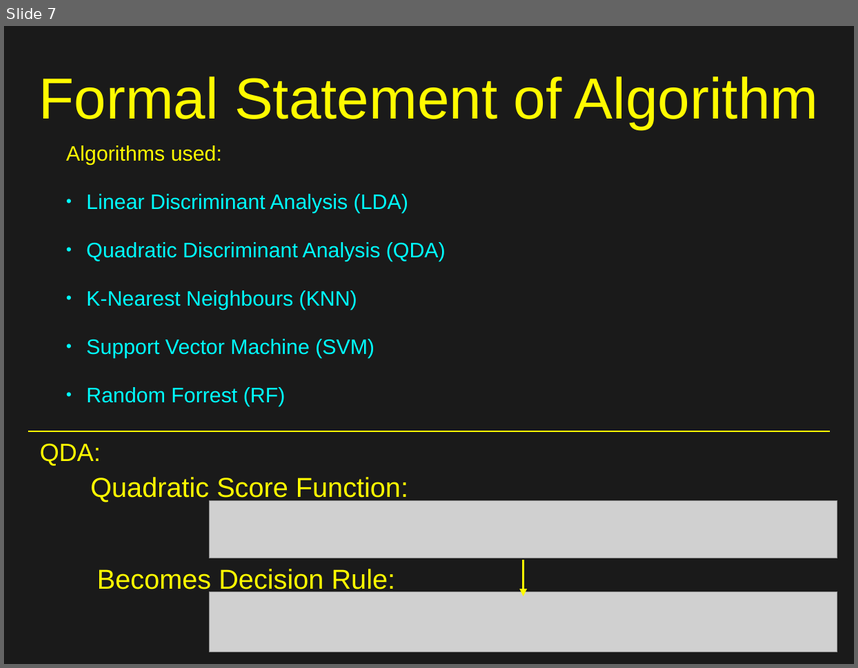
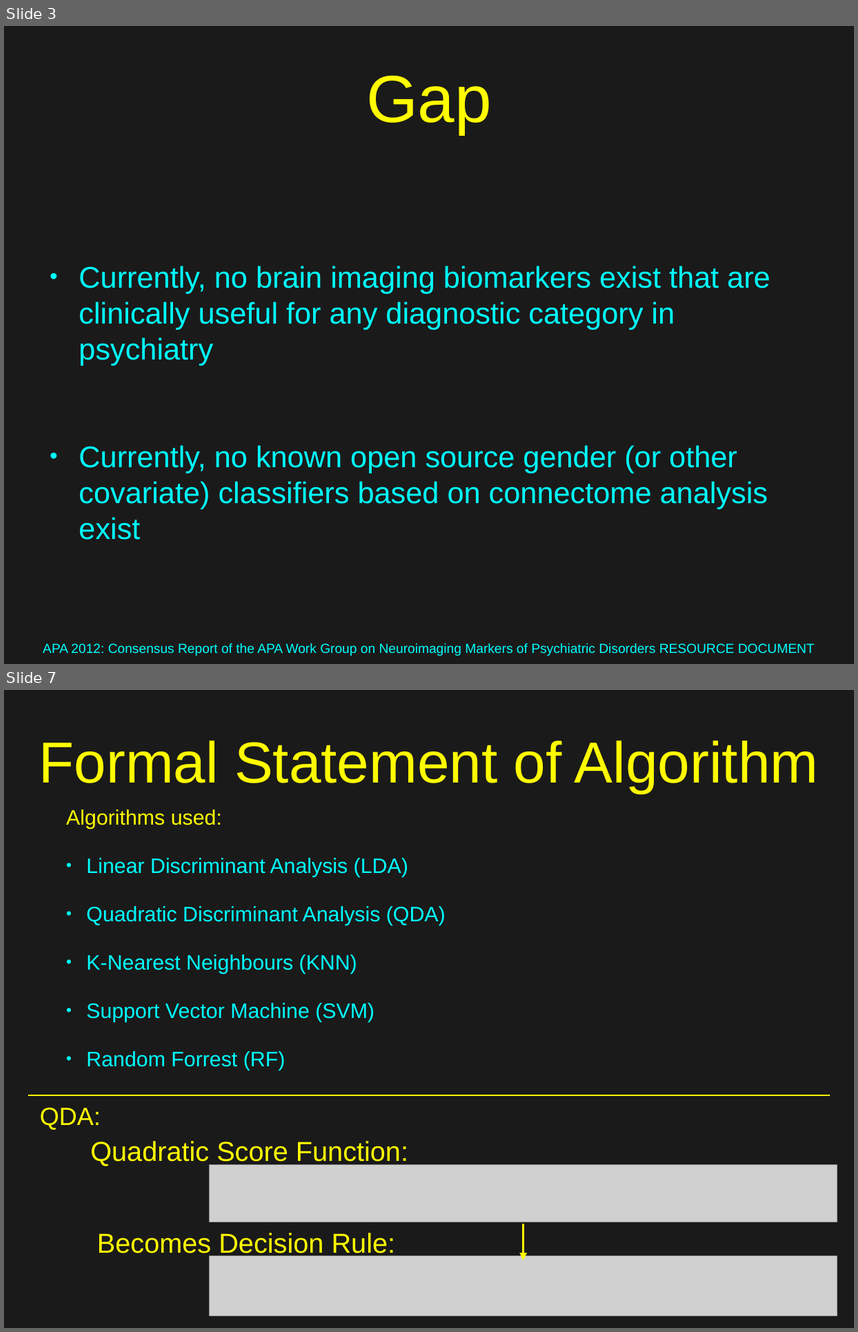
Before and after one commit to Upward-Spiral-Science/TA, a slide deck: draft/summary_presentation.pptx. Shown one above the other, each under a label of ours: slide 7 before the commit, slides 3 and 7 after it; the slides between them are not shown. The pictures are 858x668 and 858x1332 pixels, drawn with LibreOffice and Linux fonts; fonts in the diff are those of the drawing; grey boxes stand for pictures; background and template pictures are left out; a plain dark background stands for a picture behind light text. Boxes give left, top, right and bottom in pixels: in the first picture for what was removed or moved away, otherwise in the second. Text is boxed around its words. In the diff, an @@ line names an element or a change of style, - is before the commit and + after.

```diff
--- a/draft/summary_presentation.pptx
+++ b/draft/summary_presentation.pptx
@@ slide 3 added at (4, 26, 854, 664), background picture (left out); not listed: 1 template element that a slide beside it also shows @@
@@ title added at (366, 75, 492, 134), 80 pt, text #FFFB00 @@
+Gap
@@ text added at (79, 265, 771, 539), 36 pt, text #00FDFF @@
+• Currently, no brain imaging biomarkers exist that are clinically useful for any diagnostic category in psychiatry
+• Currently, no known open source gender (or other covariate) classifiers based on connectome analysis exist
@@ text added at (43, 643, 815, 655), 16 pt, text #00FDFF @@
+APA 2012: Consensus Report of the APA Work Group on Neuroimaging Markers of Psychiatric Disorders RESOURCE DOCUMENT
```
Also in this commit, not shown: 3 slides changed, 2 other slides added, 3 slides removed, 2 other files.
